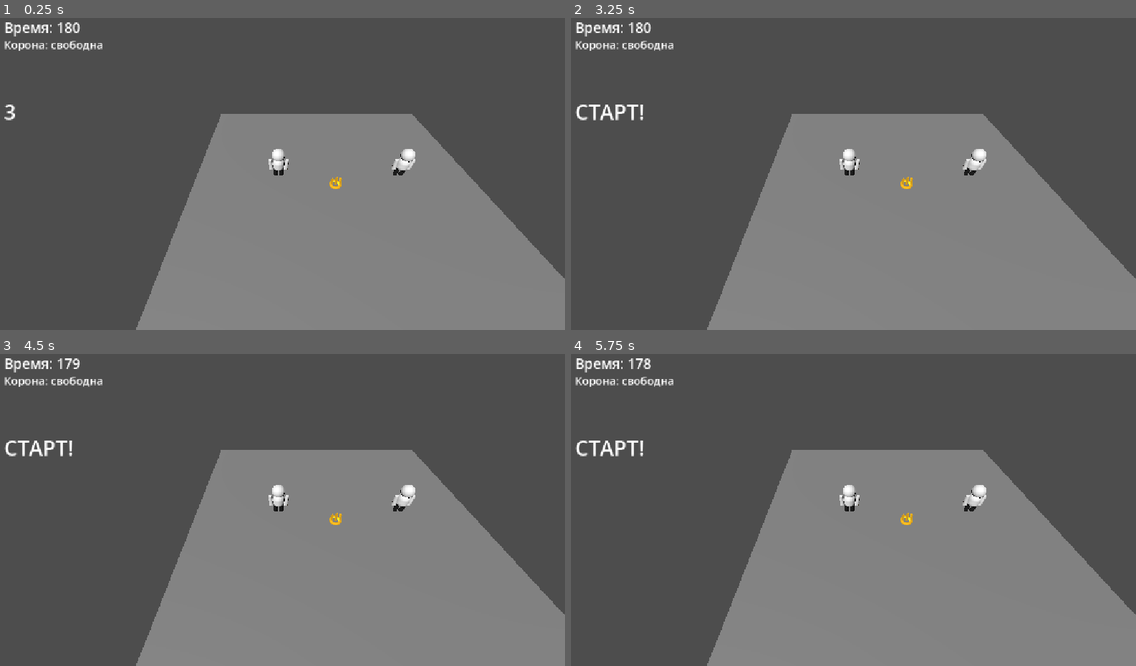
Above: before the commit, frames 1-4 (two rows, left to right).
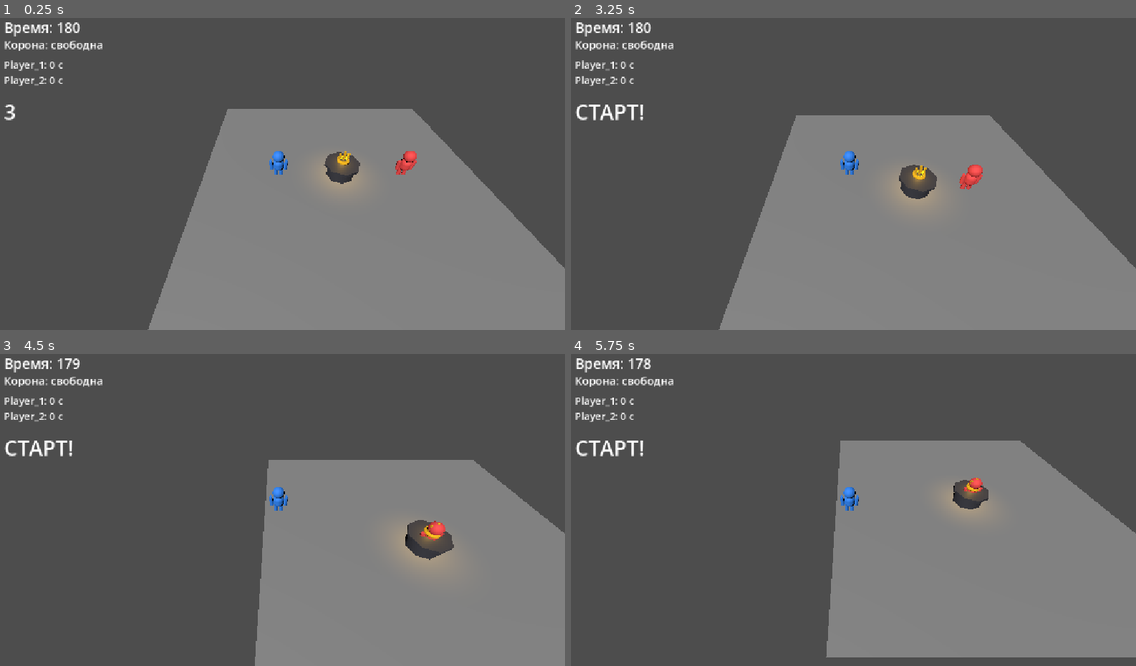
Above: after the commit, the same moments.

Repository: denisyltanovmagamed-netizen/PROJECT-01-CROWN
Game: Godot game, scene res://scenes/main/main.tscn
Same seed, same stepped clock (60 frames per second), same inputs: the game is played once before the commit and once after it.
Inputs:
- Up to frame 1 (0.25 s): no input
- Up to frame 2 (3.25 s): tap Enter at 0.5, 2 s; hold Right (ui_right) 0.53-1.28 s; tap Space at 1.25, 2.75 s; hold Down (ui_down) 1.28-2.03 s; hold Right (ui_right) 2.03-2.78 s; hold Up (ui_up) from 2.78 s (still down)
- Up to frame 3 (4.5 s): release Up (ui_up) at 3.53 s; hold Left (ui_left) from 3.53 s (still down)
- Up to frame 4 (5.75 s): tap Enter at 5 s; release Left (ui_left) at 5.03 s; hold Down (ui_down) from 5.03 s (still down)

The runs differ from the first frame. In frame 1, 3.7% of the frame differs, in the area x 0-100%, y 13-100%; in frame 2, 3.6%; in frame 3, 17%; in frame 4, 19%.
Error before the commit: Invalid assignment of property or key 'material_override' with value of type 'StandardMaterial3D' on a base object of type 'null instance'. (res://scripts/main…

Commit message:
Update crown MVP gameplay: scripts/main/main.gd

Diff:
--- a/scripts/main/main.gd
+++ b/scripts/main/main.gd
@@ -10,45 +10,79 @@
 
 func _ready() -> void:
     camera = $Camera
+    _create_pedestal()
     _spawn_gameplay()
 
 func _process(_delta: float) -> void:
     if local_player == null or camera == null:
         return
-    camera.global_position = local_player.global_position + Vector3(0, 10, 10)
-    camera.look_at(local_player.global_position + Vector3(0, 0.5, 0), Vector3.UP)
+
+    camera.global_position = local_player.global_position + Vector3(0, 11, 11)
+    camera.look_at(
+        local_player.global_position + Vector3(0, 0.5, 0),
+        Vector3.UP
+    )
 
 func _spawn_gameplay() -> void:
     local_player = PLAYER_SCENE.instantiate()
     local_player.name = "Player_1"
     local_player.is_local_player = true
-    local_player.global_position = Vector3(-4, 1.0, 0)
     add_child(local_player)
+    local_player.global_position = Vector3(-4.5, 0.0, 0.0)
 
     dummy_player = PLAYER_SCENE.instantiate()
     dummy_player.name = "Player_2"
     dummy_player.is_dummy = true
-    dummy_player.global_position = Vector3(4, 1.0, 0)
     add_child(dummy_player)
-    dummy_player.set_target(local_player)
+    dummy_player.global_position = Vector3(4.5, 0.0, 0.0)
 
     _apply_player_material(local_player, Color(0.2, 0.55, 1.0))
     _apply_player_material(dummy_player, Color(1.0, 0.3, 0.3))
 
-    var crown := CROWN_SCENE.instantiate()
+    var crown: Node3D = CROWN_SCENE.instantiate()
     crown.name = "Crown"
     add_child(crown)
+    crown.global_position = Vector3(0.0, 1.35, 0.0)
 
     var game_manager := Node.new()
     game_manager.name = "GameManager"
     game_manager.set_script(GAME_MANAGER_SCRIPT)
     add_child(game_manager)
     game_manager.create_ui(self)
-    game_manager.setup([local_player, dummy_player], crown)
+
+    var player_list: Array[CharacterBody3D] = [
+        local_player,
+        dummy_player
+    ]
+    game_manager.setup(player_list, crown)
+
+func _create_pedestal() -> void:
+    var pedestal := CSGCylinder3D.new()
+    pedestal.name = "CrownPedestal"
+    pedestal.radius = 1.0
+    pedestal.height = 0.9
+    pedestal.position = Vector3(0.0, 0.45, 0.0)
+    add_child(pedestal)
+
+    var material := StandardMaterial3D.new()
+    material.albedo_color = Color(0.25, 0.25, 0.28)
+    material.roughness = 0.7
+    pedestal.material = material
+
+    var top := CSGCylinder3D.new()
+    top.name = "PedestalTop"
+    top.radius = 1.25
+    top.height = 0.18
+    top.position = Vector3(0.0, 0.99, 0.0)
+    add_child(top)
+    top.material = material
 
 func _apply_player_material(player: Node3D, color: Color) -> void:
-    var body := player.get_node("Body") as MeshInstance3D
+    var visual := player.get_node("CharacterVisual")
     var material := StandardMaterial3D.new()
     material.albedo_color = color
-    material.roughness = 0.65
-    body.material_override = material
+    material.roughness = 0.75
+
+    for child in visual.get_children():
+        if child is MeshInstance3D:
+            child.material_override = material
